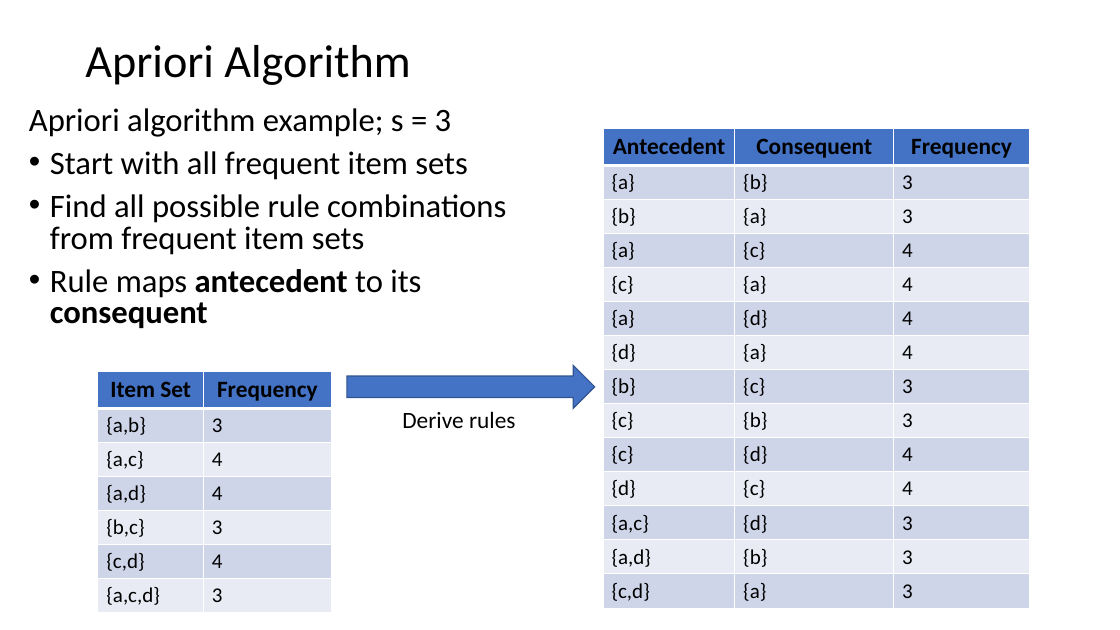
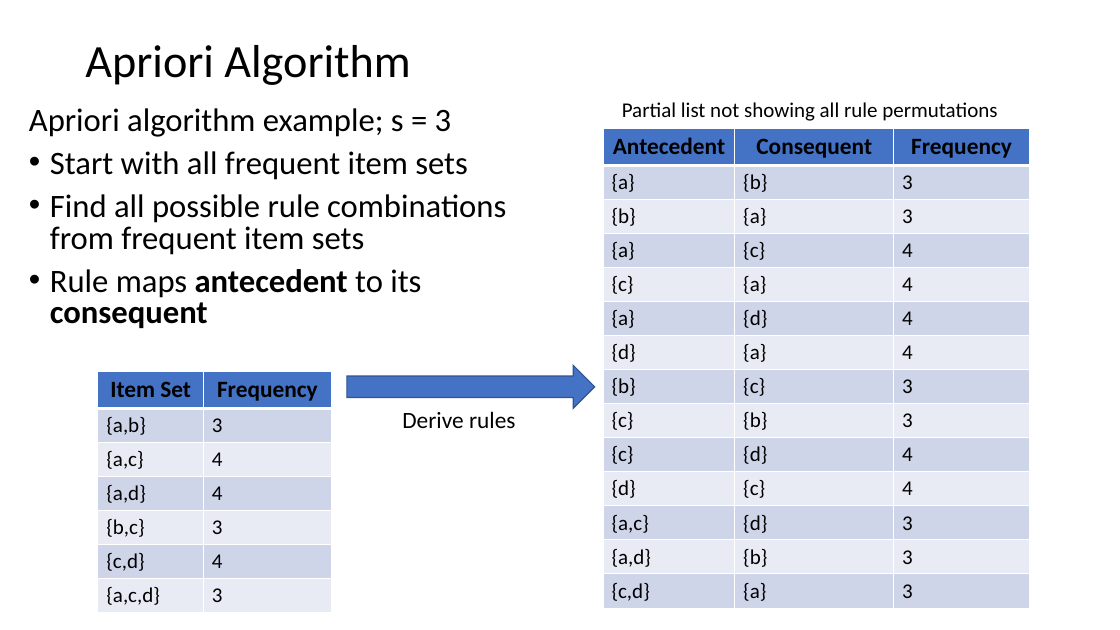
Before and after one commit to StephenElston/CSCI-E-108, a slide deck: slide 16 of slides/11_AssociationsFrequentItems.pptx (slide 15 before the commit). Drawn at 1120x630 pixels with LibreOffice and Linux fonts; fonts in the diff are those of the drawing. Boxes give left, top, right and bottom in pixels: in the first picture for what was removed or moved away, otherwise in the second. Text is boxed around its words. In the diff, an @@ line names an element or a change of style, - is before the commit and + after.

```diff
--- a/slides/11_AssociationsFrequentItems.pptx
+++ b/slides/11_AssociationsFrequentItems.pptx
@@ text added at [622, 102, 997, 121], 18 pt, text #000000 @@
+Partial list not showing all rule permutations
```
Also in this commit, not shown: 6 other slides changed, 5 slides added.
